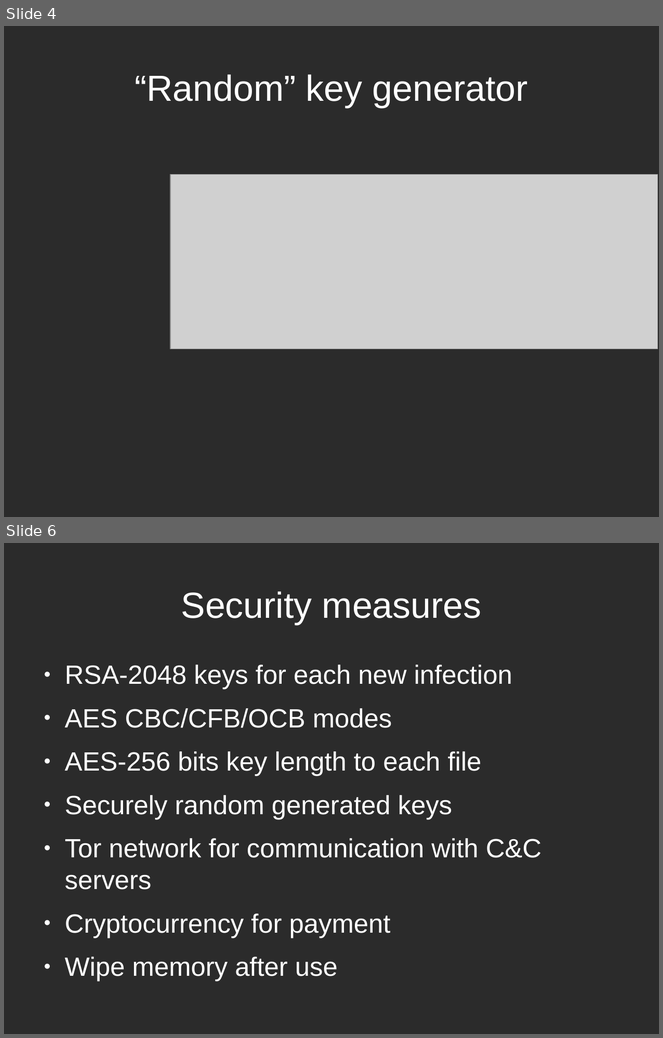
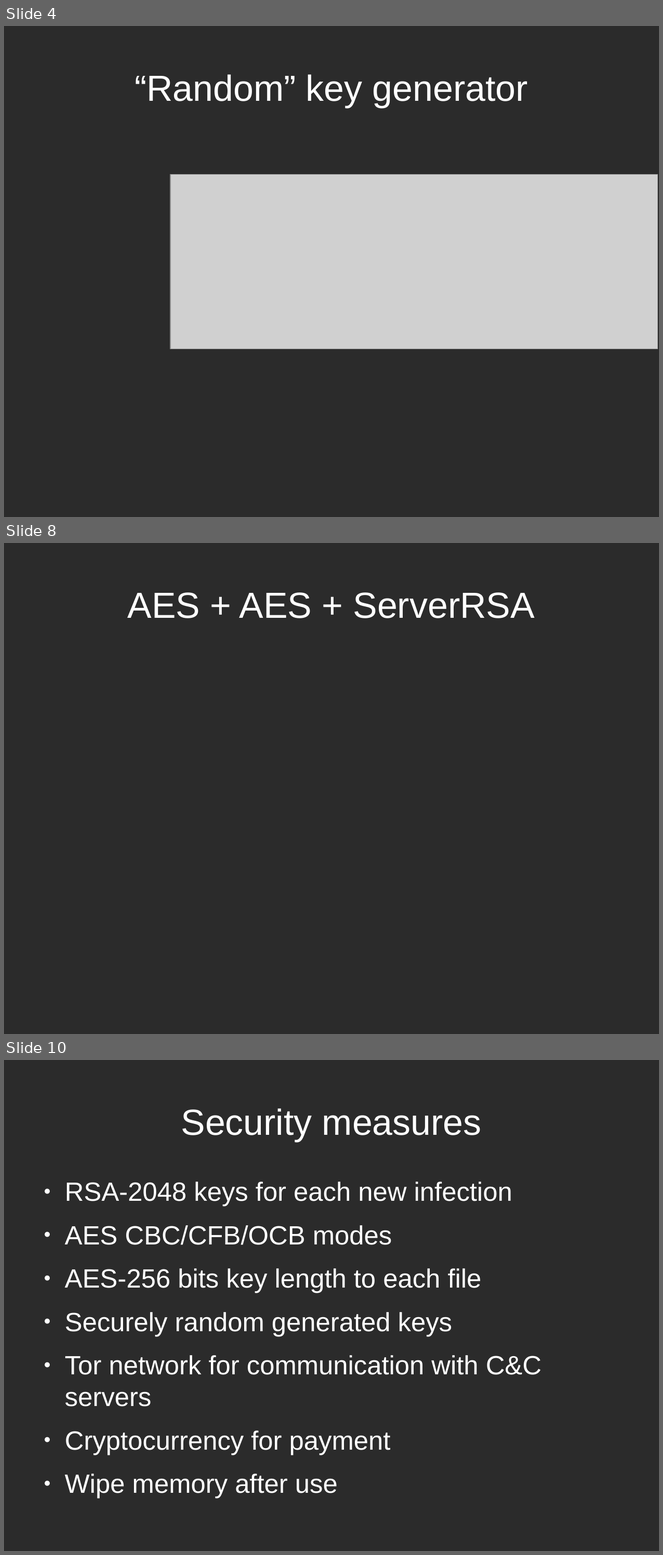
Before and after one commit to tarcisio-marinho/GonnaCry, a slide deck: Python/talk/na_beira_do_rio.odp. Shown one above the other, each under a label of ours: slides 4 and 6 before the commit, slides 4, 8 and 10 after it; the slides between them are not shown. The pictures are 663x1038 and 663x1555 pixels, drawn with LibreOffice and Linux fonts; fonts in the diff are those of the drawing; grey boxes stand for pictures; background and template pictures are left out; a plain dark background stands for a picture behind light text. Boxes give left, top, right and bottom in pixels: in the first picture for what was removed or moved away, otherwise in the second. Text is boxed around its words. In the diff, an @@ line names an element or a change of style, - is before the commit and + after.

```diff
--- a/Python/talk/na_beira_do_rio.odp
+++ b/Python/talk/na_beira_do_rio.odp
@@ slide 8 added at (x1=4, y1=543, x2=659, y2=1034), background picture (left out) @@
@@ title added at (x1=127, y1=592, x2=535, y2=618), 44 pt, text #FFFFFF @@
+AES + AES + ServerRSA
@@ what was slide 6 is now slide 10 @@
```
Also in this commit, not shown: 1 slide changed, 3 other slides added, 2 other files.
